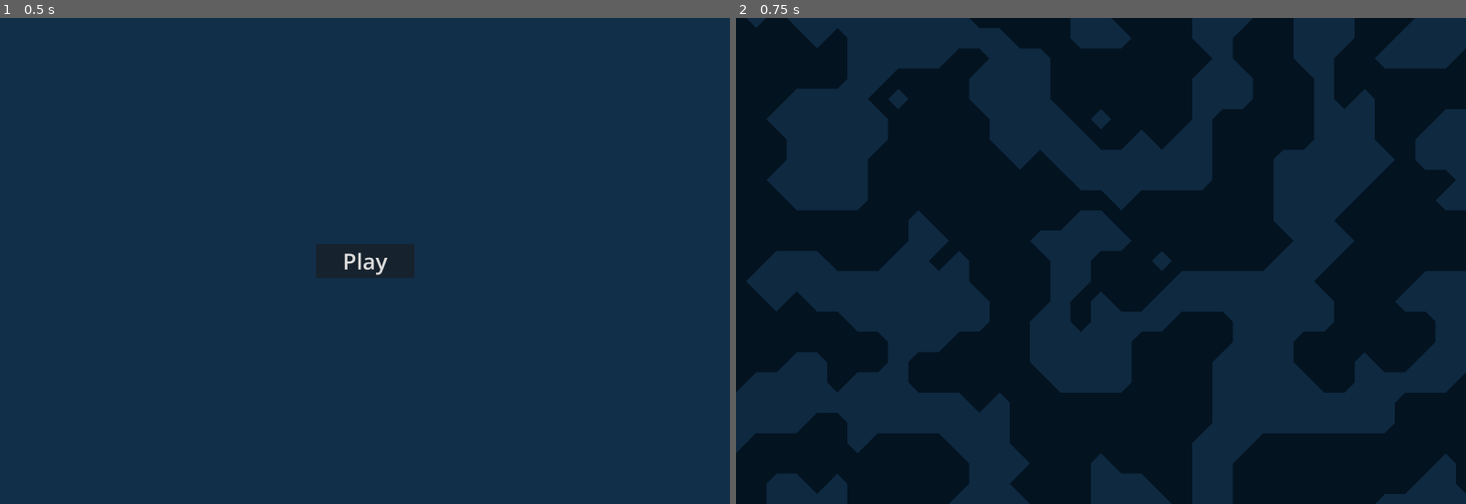
Above: before the commit, frames 1-2 (left to right).
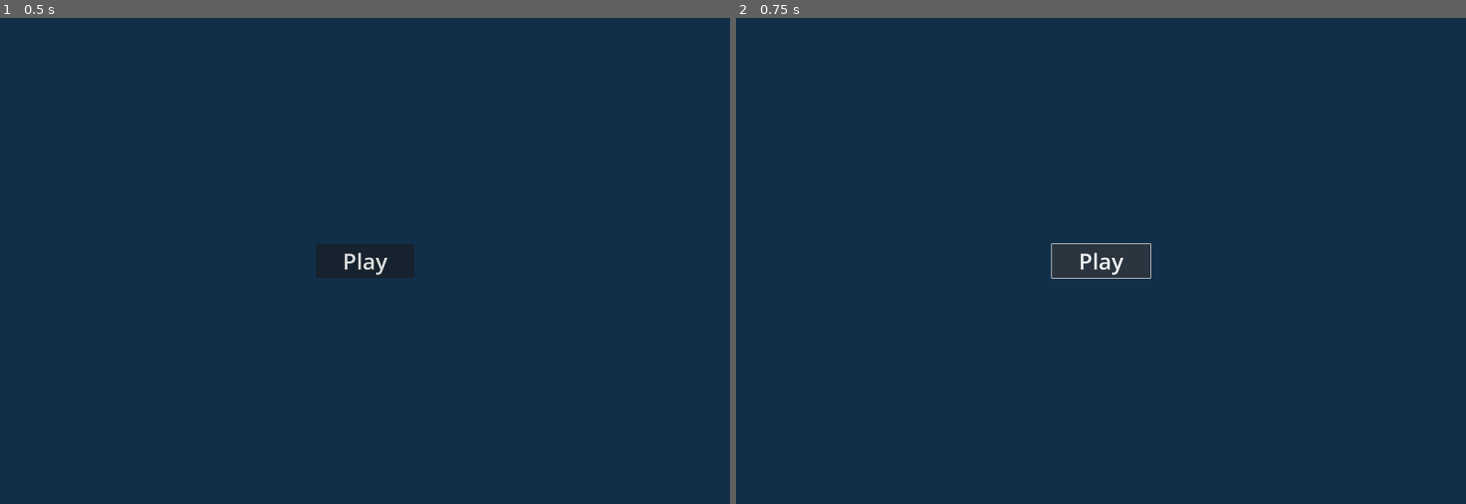
Above: after the commit, the same moments.

Repository: TrevorBuchanan/TestGogotGame
Game: Godot game, scene res://scenes/main.tscn
Two runs of this game, one before a commit and one after it. Both use one fixed random seed, a clock stepped at 60 frames per second and the inputs below.
Inputs:
- Up to frame 1 (0.5 s): no input
- Up to frame 2 (0.75 s): click "Play" at 0.5 s

Frame 1 is identical in both runs. In frame 2, 57% of the frame differs, in the area x 0-100%, y 0-100%.

Commit message:
Removing marching squares from test project

Diff:
--- a/scenes/main_menu.tscn
+++ b/scenes/main_menu.tscn
@@ -1,6 +1,6 @@
 [gd_scene load_steps=4 format=3 uid="uid://t3fl71hfc5fw"]
 
-[ext_resource type="Script" path="res://main_menu.gd" id="1_c7ww7"]
+[ext_resource type="Script" path="res://scripts/main_menu.gd" id="1_c7ww7"]
 
 [sub_resource type="SystemFont" id="SystemFont_48f7v"]
 subpixel_positioning = 0
--- a/scenes/test_marching_squares.tscn
+++ /dev/null
@@ -1,27 +0,0 @@
-[gd_scene load_steps=5 format=3 uid="uid://c0anjecciyo2u"]
-
-[ext_resource type="Script" path="res://scripts/test_marching_squares.gd" id="1_p2fbi"]
-
-[sub_resource type="FastNoiseLite" id="FastNoiseLite_yf2uq"]
-frequency = 0.0031
-
-[sub_resource type="NoiseTexture2D" id="NoiseTexture2D_dtf1j"]
-width = 128
-height = 128
-noise = SubResource("FastNoiseLite_yf2uq")
-
-[sub_resource type="SystemFont" id="SystemFont_lc6lm"]
-
-[node name="TestMarchingSquares" type="Node2D"]
-script = ExtResource("1_p2fbi")
-backgound_color = Color(0.0561993, 0.160649, 0.251143, 1)
-point_color1 = Color(0.790067, 1.29974e-07, 0.384849, 1)
-point_color2 = Color(0, 0.400342, 0.889128, 1)
-line_color = Color(0.980392, 0.921569, 0.843137, 0.278431)
-marching_square_color = Color(0.0166773, 0.0733041, 0.127261, 1)
-ground_threshold = 0.48
-noise = SubResource("NoiseTexture2D_dtf1j")
-use_lerp = false
-show_grid = false
-show_points = false
-font = SubResource("SystemFont_lc6lm")
--- a/main_menu.gd
+++ b/scripts/main_menu.gd
@@ -7,13 +7,17 @@
 
 func _on_play_button_up():
 	# Load the new scene
-	var new_scene = load("res://scenes/test_marching_squares.tscn")
+	var new_scene = load("res://scenes/temp.tscn")
+	if not new_scene:
+		print("Scene does not exist at given path")
+		return
 
 	# Get the root node (usually it's the first node in the current scene tree)
 	var root = get_tree().root
 
 	# Create an instance of the new scene
 	var new_scene_instance = new_scene.instantiate()
+
 
 	# Add the new scene to the root node
 	root.add_child(new_scene_instance)
